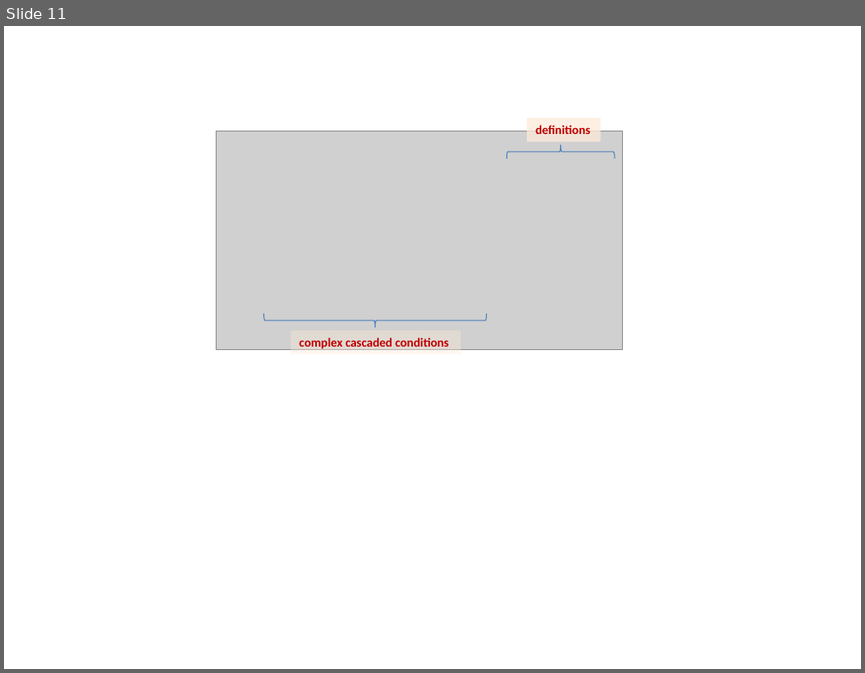
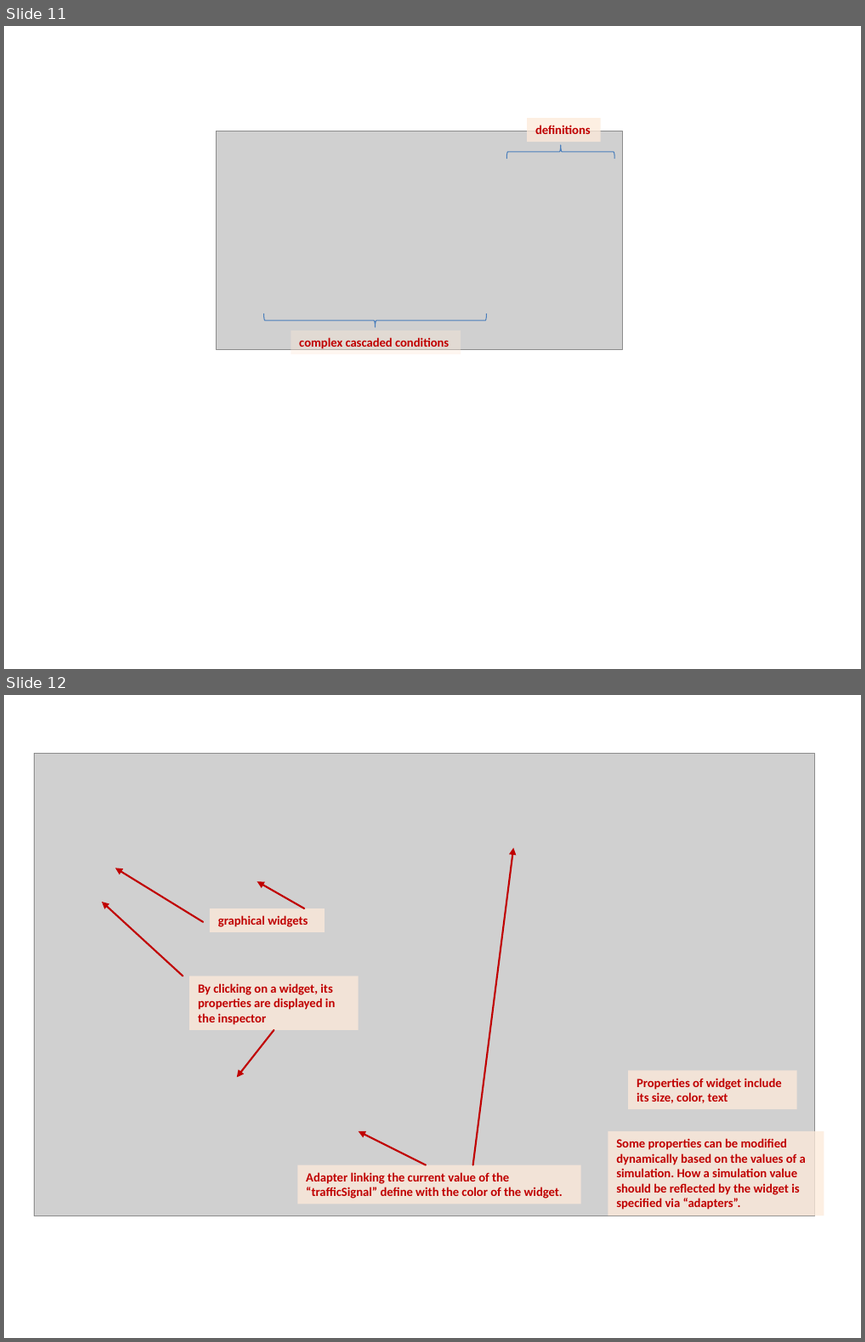
Before and after one commit to mbeddr/mbeddr.formal, a slide deck: code/tutorial/solutions/com.mbeddr.formal.nusmv.users_guide/figures/figures.pptx. Shown one above the other, each under a label of ours: slide 11 before the commit, slides 11 and 12 after it. The pictures are 865x673 and 865x1342 pixels, drawn with LibreOffice and Linux fonts; fonts in the diff are those of the drawing; grey boxes stand for pictures. Boxes give left, top, right and bottom in pixels: in the first picture for what was removed or moved away, otherwise in the second. Text is boxed around its words. In the diff, an @@ line names an element or a change of style, - is before the commit and + after.

```diff
--- a/code/tutorial/solutions/com.mbeddr.formal.nusmv.users_guide/figures/figures.pptx
+++ b/code/tutorial/solutions/com.mbeddr.formal.nusmv.users_guide/figures/figures.pptx
@@ slide 12 added at (4, 695, 861, 1338), background #FFFFFF @@
@@ picture added at (34, 754, 814, 1215) @@
@@ arrow added from (472, 1164) to (513, 847), #C00000 1.5 pt @@
@@ arrow added from (203, 922) to (115, 868), #C00000 1.5 pt @@
@@ arrow added from (304, 908) to (256, 882), #C00000 1.5 pt @@
@@ arrow added from (183, 976) to (102, 902), #C00000 1.5 pt @@
@@ rectangle added at (210, 908, 324, 932), fill #FDEADA at 76% opacity, 10.5 pt, text #C00000, bold @@
+graphical widgets
@@ rectangle added at (190, 976, 358, 1030), fill #FDEADA at 76% opacity, 10.5 pt, text #C00000, bold @@
+By clicking on a widget, its properties are displayed in the inspector
@@ arrow added from (274, 1030) to (237, 1077), #C00000 1.5 pt @@
@@ rectangle added at (628, 1071, 796, 1109), fill #FDEADA at 76% opacity, 10.5 pt, text #C00000, bold @@
+Properties of widget include its size, color, text
@@ arrow added from (426, 1164) to (358, 1131), #C00000 1.5 pt @@
@@ rectangle added at (608, 1131, 824, 1215), fill #FDEADA at 76% opacity, 10.5 pt, text #C00000, bold @@
+Some properties can be modified dynamically based on the values of a simulation. How a simulation value should be reflected by the widget is specified via “adapters”.
@@ rectangle added at (298, 1164, 581, 1203), fill #FDEADA at 76% opacity, 10.5 pt, text #C00000, bold @@
+Adapter linking the current value of the “trafficSignal” define with the color of the widget.
```
Also in this commit, not shown: 3 other files.
